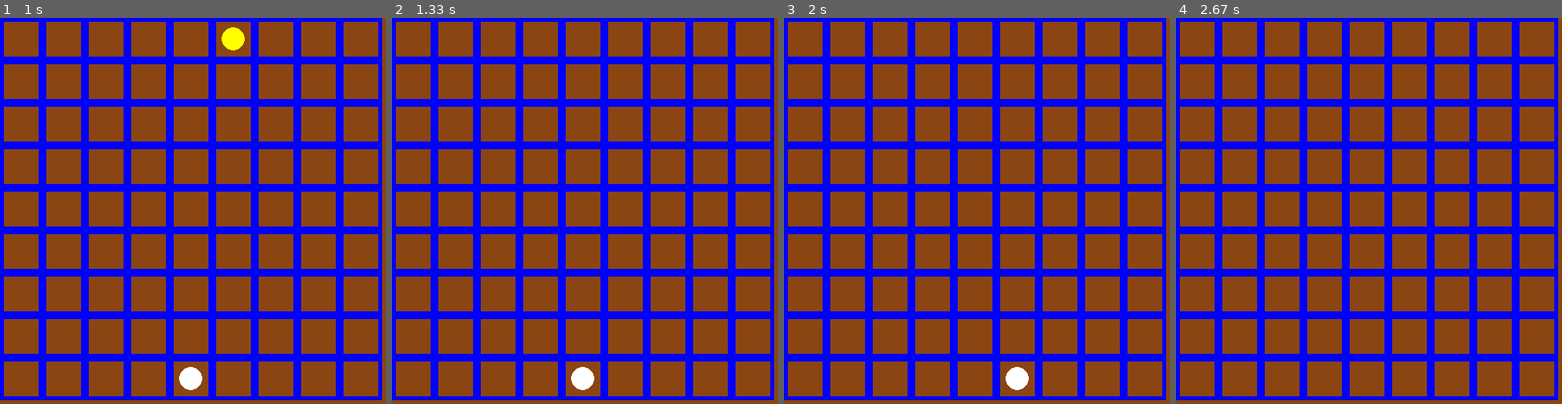
Above: before the commit, frames 1-4 (left to right).
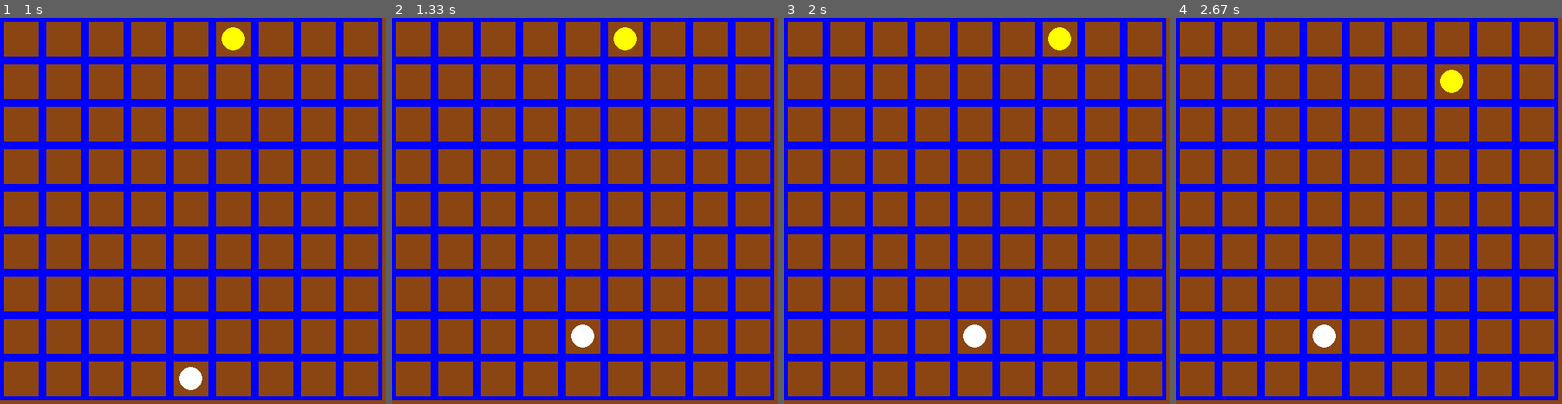
Above: after the commit, the same moments.

Repository: BP-project-team/WallWizard
Game: pygame game, started from WallWizard.py
Same seed, same stepped clock (60 frames per second), same inputs: the game is played once before the commit and once after it.
Inputs (mouse positions are in pixels of both pictures, inside the frame that each line leads up to):
- Up to frame 1 (1 s): hold D 0.33-0.8 s; click (177, 226) at 0.88 s
- Up to frame 2 (1.33 s): hold W from 1.17 s (still down); move the mouse to (708, 199) at 1.2 s
- Up to frame 3 (2 s): release W at 1.47 s; hold D 1.5-1.97 s
- Up to frame 4 (2.67 s): hold A 2-2.53 s; hold S from 2.57 s (still down)

Frame 1 is identical in both runs. In frame 2, 0.8% of the frame differs, in the area x 46-64%, y 2-97%; in frame 3, 0.8%; in frame 4, 0.6%.

Commit message:
Fix moving out of board

Diff:
--- a/WallWizard.py
+++ b/WallWizard.py
@@ -8,13 +8,16 @@
         self.radius = 15
         self.position = position
     def move(self, new_x, new_y):
-        if 0 <= new_x < columns and 0 <= new_y < rows and (abs(new_x-self.position[0])==1 and abs(new_y-self.position[1])==0) or (abs(new_y-self.position[1])==1 and abs(new_x-self.position[0])==0):
+        if (0 <= new_x < columns and 0 <= new_y < rows) and ((abs(new_x-self.position[0]) == 1 and abs(new_y-self.position[1]) == 0) or (abs(new_y-self.position[1]) == 1 and abs(new_x-self.position[0]) == 0)):
+
             if players[0].position==players[1].position:
                 if players[0].position[0]==players[1].position[0]:
-                    self.position = (new_x, new_y+1)
+                    players[turn].move(new_x, new_y+1)
                 if players[0].position[1]==players[1].position[1]:
-                    self.position = (new_x+1, new_y)
+                    players[turn].move(new_x+1, new_y)
             self.position = (new_x, new_y)
+            return True
+        return False
     def draw(self, surface):
         x = self.position[0] * cell_size + cell_size // 2
         y = self.position[1] * cell_size + cell_size // 2
@@ -48,6 +51,8 @@
     QUIT,
     MOUSEBUTTONDOWN
 )
+def wall(oriation,wall_start,wall_end):
+    print("karen")
 running = True
 while running:
     screen.fill(BROWN)
@@ -65,24 +70,38 @@
         if event.type == pygame.QUIT:
             running = False
         if event.type==pygame.MOUSEBUTTONDOWN:
-                x_mouse,y_mouse=pygame.mouse.get_pos()
-                y=y_mouse//cell_size
-                x=x_mouse//cell_size
-                players[turn].move(x,y)
+            x_mouse,y_mouse=pygame.mouse.get_pos()
+            if y_mouse%cell_size<5:
+                cell_y = y_mouse//cell_size
+                cell_x = x_mouse//cell_size
+                wall_type="H"
+                wall_start=(cell_y,cell_x)
+                wall_end=(cell_y+1,cell_x)
+                wall("H",wall_start,wall_end)
+            if x_mouse%cell_size<5:
+                cell_y = y_mouse//cell_size
+                cell_x = x_mouse//cell_size
+                wall_type="V"
+                wall_start=(cell_y,cell_x)
+                wall_end=(cell_y,cell_x+1)
+                wall("V",wall_start,wall_end)
+            y=y_mouse//cell_size
+            x=x_mouse//cell_size
+            if players[turn].move(x,y):
                 turn=1-turn
         if event.type == pygame.KEYDOWN:
             x,y=players[turn].position
             if event.key == pygame.K_w:
-                players[turn].move(x,y-1)
-                turn=1-turn
+                if players[turn].move(x,y-1):
+                    turn=1-turn
             if event.key == pygame.K_s:
-                players[turn].move(x,y+1)
-                turn=1-turn
+                if players[turn].move(x,y+1):
+                    turn=1-turn
             if event.key == pygame.K_a:
-                players[turn].move(x-1,y)
-                turn=1-turn
+                if players[turn].move(x-1,y):
+                    turn=1-turn
             if event.key == pygame.K_d:
-                players[turn].move(x+1,y)
-                turn=1-turn
+                if players[turn].move(x+1,y):
+                    turn=1-turn
 pygame.quit()
 sys.exit()
